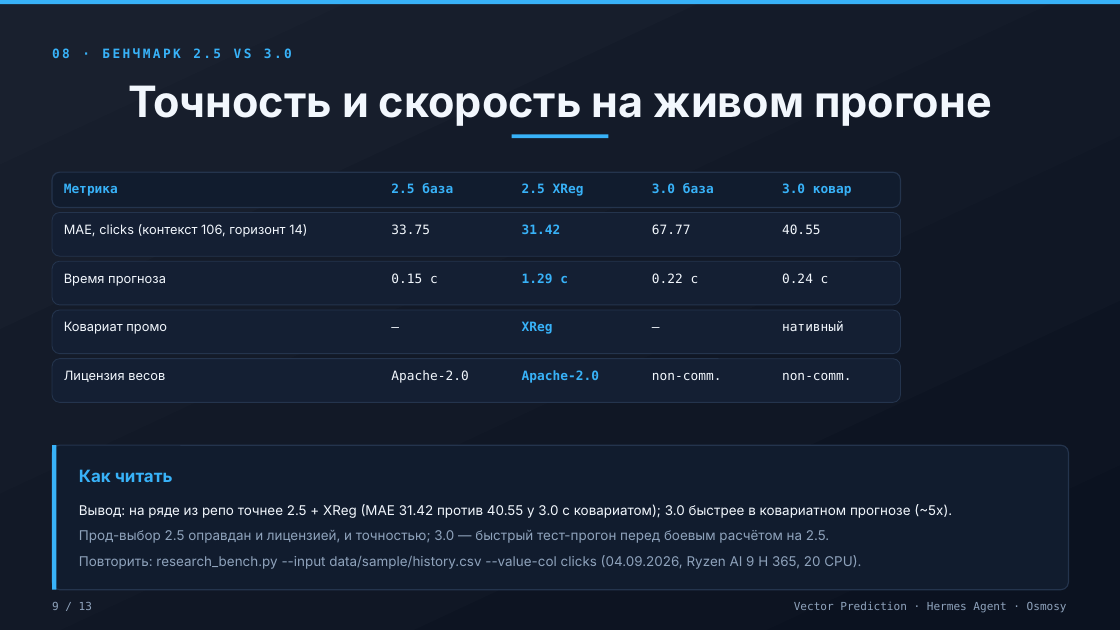
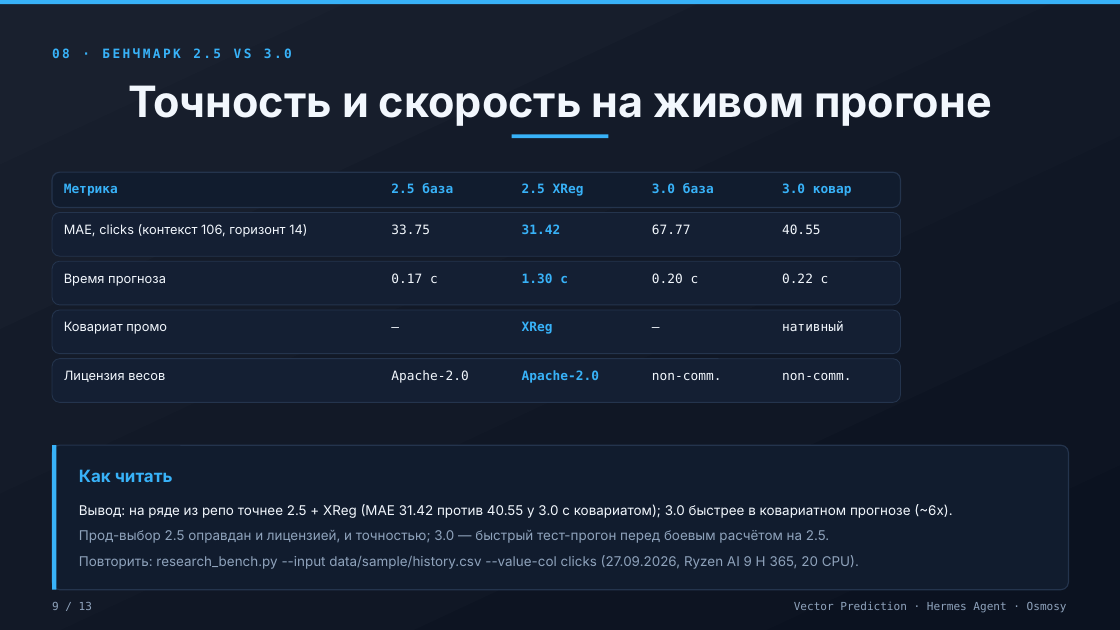
Before and after one commit to Osmosy/vector-prediction, a slide deck: slide 9 of docs/vector-prediction-obsidian-neon.pptx. Drawn at 1120x630 pixels with LibreOffice and Linux fonts; fonts in the diff are those of the drawing. Boxes give left, top, right and bottom in pixels: in the first picture for what was removed or moved away, otherwise in the second. Text is boxed around its words. In the diff, an @@ line names an element or a change of style, - is before the commit and + after.

```diff
--- a/docs/vector-prediction-obsidian-neon.pptx
+++ b/docs/vector-prediction-obsidian-neon.pptx
@@ text at (391, 273, 438, 283): text changed @@
-0.15 с
+0.17 с
@@ text at (522, 273, 568, 283): text changed @@
-1.29 с
+1.30 с
@@ text at (652, 273, 699, 283): text changed @@
-0.22 с
+0.20 с
@@ text at (782, 273, 829, 283): text changed @@
-0.24 с
+0.22 с
@@ text at (79, 504, 952, 518): text changed @@
-Вывод: на ряде из репо точнее 2.5 + XReg (MAE 31.42 против 40.55 у 3.0 с ковариатом); 3.0 быстрее в ковариатном прогнозе (~5x).
+Вывод: на ряде из репо точнее 2.5 + XReg (MAE 31.42 против 40.55 у 3.0 с ковариатом); 3.0 быстрее в ковариатном прогнозе (~6x).
@@ text at (79, 555, 859, 569): text changed @@
-Повторить: research_bench.py --input data/sample/history.csv --value-col clicks (04.09.2026, Ryzen AI 9 H 365, 20 CPU).
+Повторить: research_bench.py --input data/sample/history.csv --value-col clicks (27.09.2026, Ryzen AI 9 H 365, 20 CPU).
```
Also in this commit, not shown: 3 other slides changed, 11 other files.
